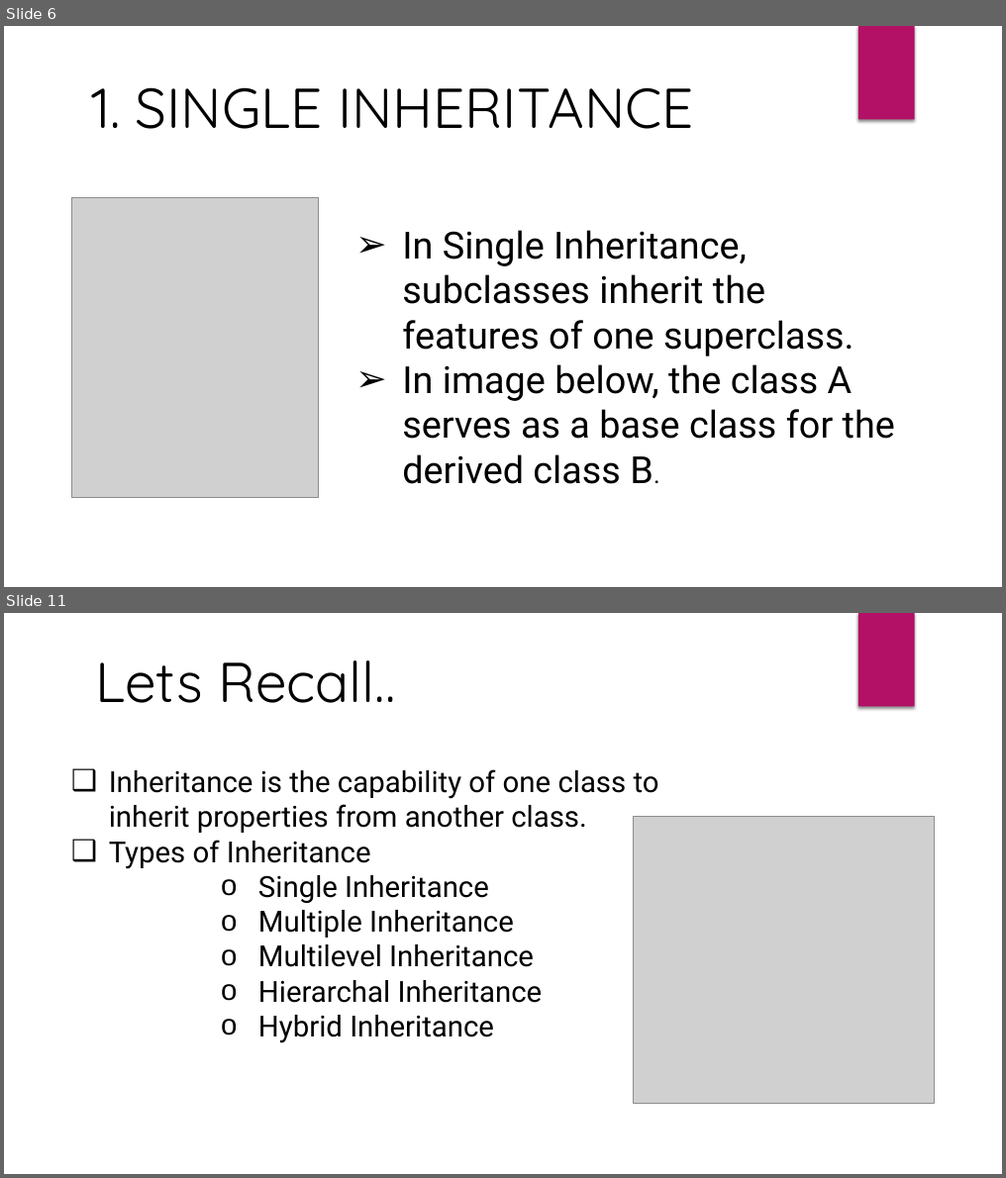
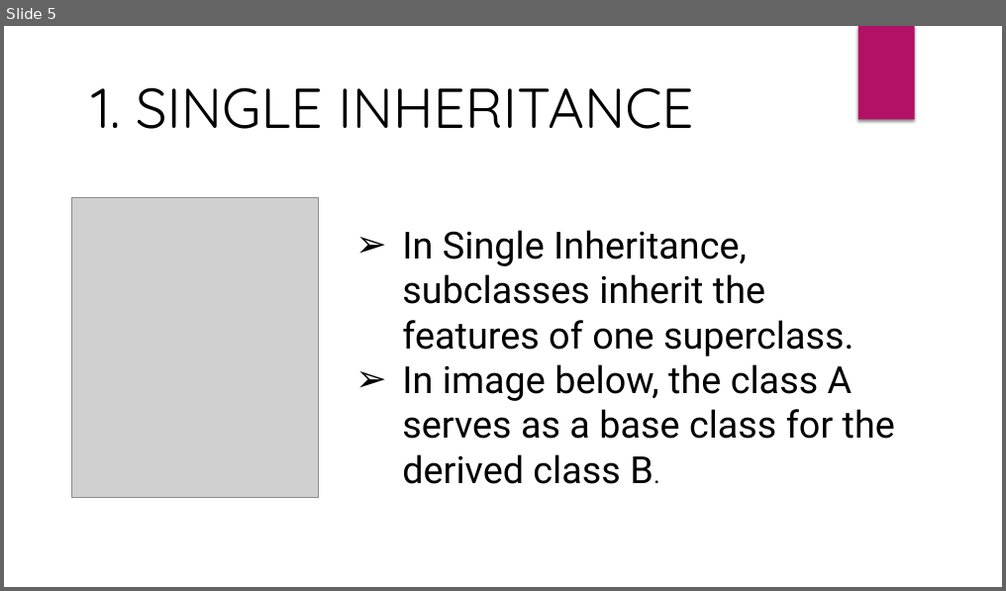
Before and after one commit to AshishVerma2711/Team, a slide deck: Inheritance.pptx. Shown one above the other, each under a label of ours: slides 6 and 11 before the commit, slide 5 after it; the slides between them are not shown. The pictures are 1006x1178 and 1006x591 pixels, drawn with LibreOffice and Linux fonts; fonts in the diff are those of the drawing; grey boxes stand for pictures. Boxes give left, top, right and bottom in pixels: in the first picture for what was removed or moved away, otherwise in the second. Text is boxed around its words. In the diff, an @@ line names an element or a change of style, - is before the commit and + after.

```diff
--- a/Inheritance.pptx
+++ b/Inheritance.pptx
@@ slide 11 removed at <box>4,613,1002,1174</box>, background #FFFFFF; not listed: 1 template element that a slide beside it also shows @@
@@ text removed at <box>95,661,395,703</box> @@
-Lets Recall..
@@ text removed at <box>109,769,659,1044</box> @@
-❑ Inheritance is the capability of one class to inherit properties from another class.
-❑ Types of Inheritance
-        o Single Inheritance
-        o Multiple Inheritance
-        o Multilevel Inheritance
-        o Hierarchal Inheritance
-        o Hybrid Inheritance
@@ picture removed at <box>633,817,934,1103</box> @@
@@ what was slide 6 is now slide 5 @@
```
Also in this commit, not shown: 2 slides changed, 4 slides added, 4 other slides removed.
